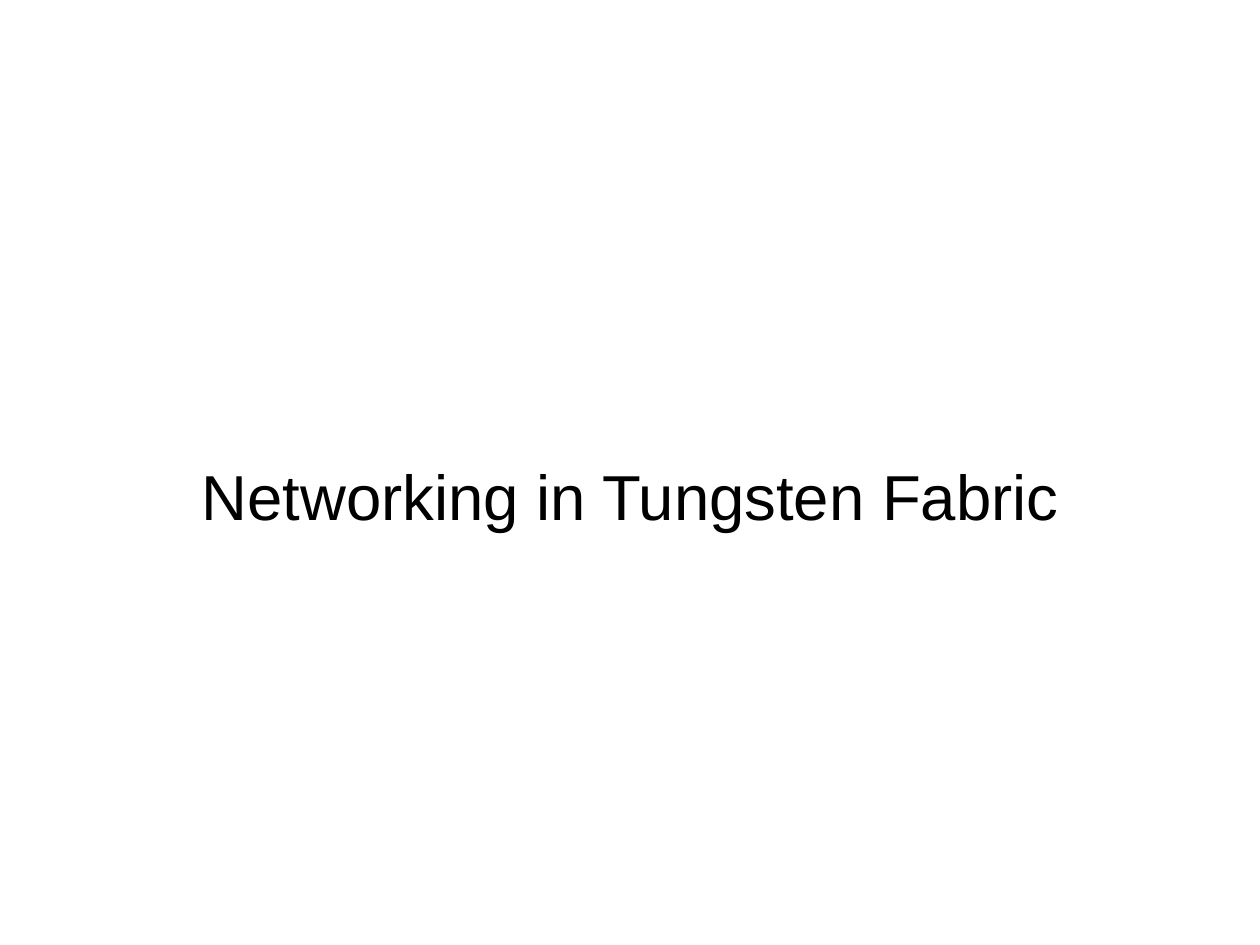
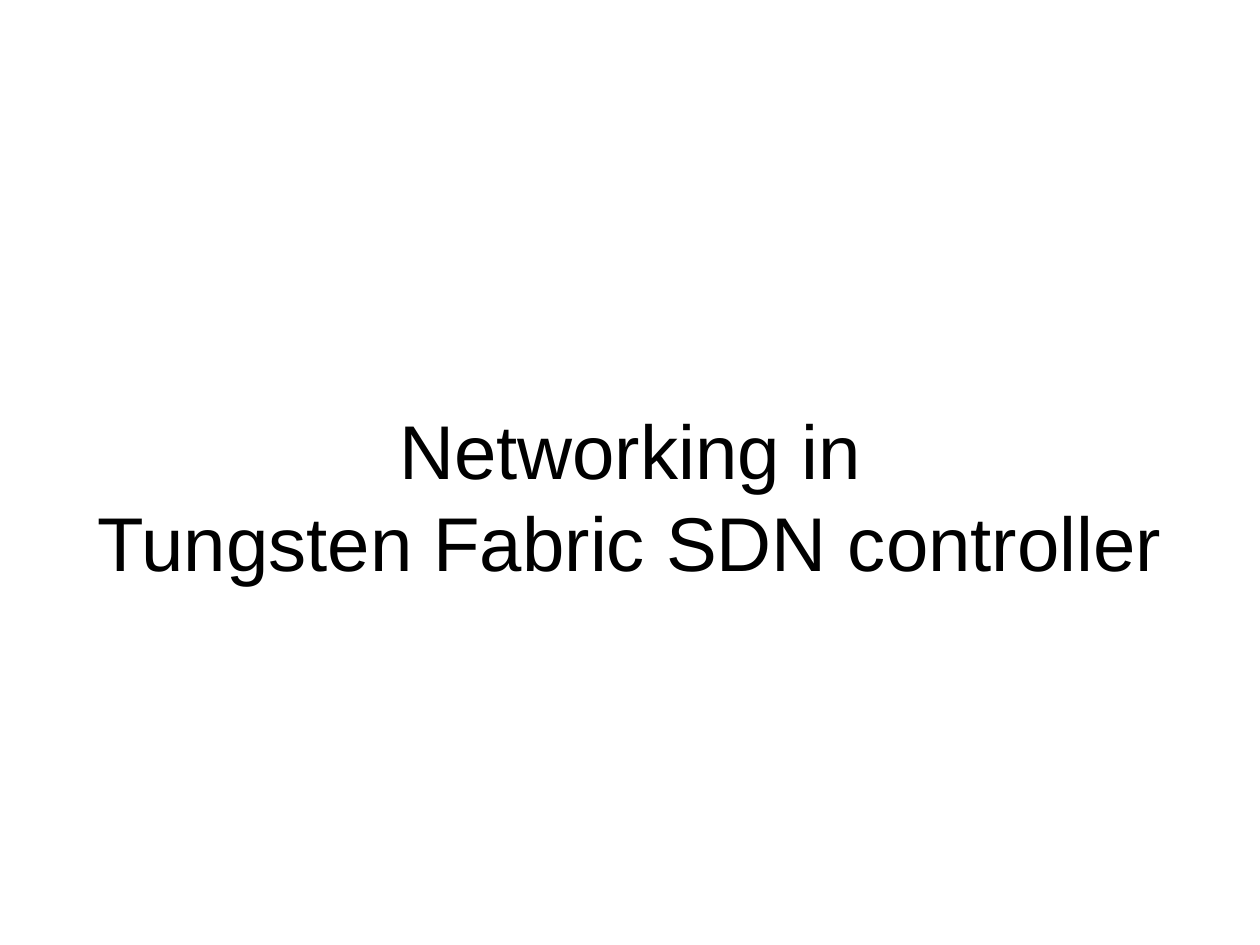
Before and after one commit to hoangphuocbk/tungsten-document, a slide deck: slide 1 of Networking-Tungsten.pptx. Drawn at 1260x945 pixels with LibreOffice and Linux fonts; fonts in the diff are those of the drawing; background and template pictures are left out. Boxes give left, top, right and bottom in pixels: in the first picture for what was removed or moved away, otherwise in the second. Text is boxed around its words. In the diff, an @@ line names an element or a change of style, - is before the commit and + after.

```diff
--- a/Networking-Tungsten.pptx
+++ b/Networking-Tungsten.pptx
@@ text at [98,423,1161,585]: text changed; size 40 to 48 pt @@
-Networking in Tungsten Fabric
+Networking in
+Tungsten Fabric SDN controller
```
Also in this commit, not shown: 3 other slides changed, 28 slides added, 1 slide removed, 2 other files.
